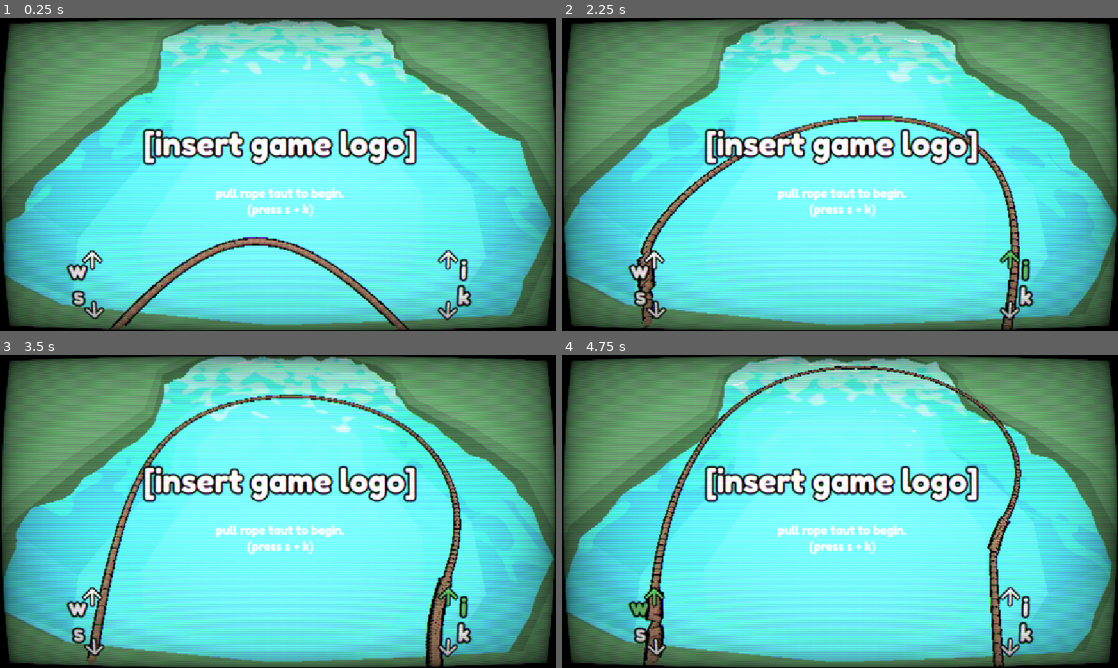
Above: before the commit, frames 1-4 (two rows, left to right).
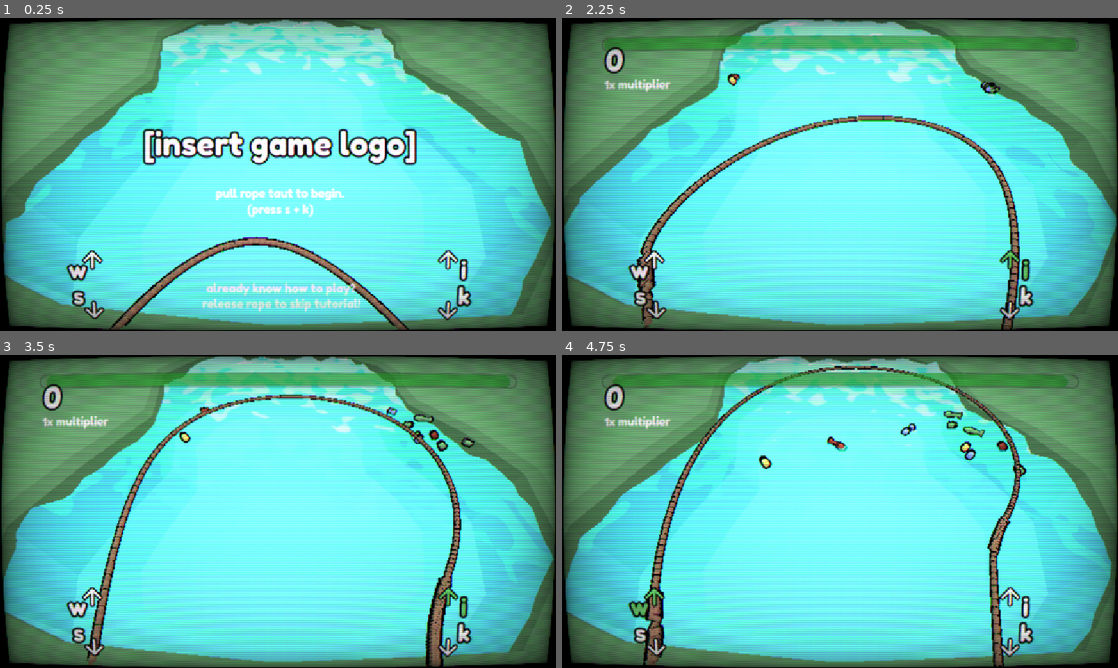
Above: after the commit, the same moments.

Repository: bucketfish/gone-loopin
Game: Godot game, scene res://main.tscn
Two runs of this game, one before a commit and one after it. Both use one fixed random seed, a clock stepped at 60 frames per second and the inputs below.
Inputs:
- Up to frame 1 (0.25 s): no input
- Up to frame 2 (2.25 s): tap S (left_retract) at 0.5, 1.25, 2 s; hold I (right_extend) 0.53-1.28 s; hold W (left_extend) 1.28-2.03 s; hold I (right_extend) from 2.03 s (still down)
- Up to frame 3 (3.5 s): keep holding I (right_extend); tap S (left_retract) at 2.75 s
- Up to frame 4 (4.75 s): tap S (left_retract) at 3.5, 4.25 s; release I (right_extend) at 3.53 s; hold W (left_extend) from 3.53 s (still down)

The runs differ from the first frame. In frame 1, 1.1% of the frame differs, in the area x 36-65%, y 84-94%; in frame 2, 8.8%; in frame 3, 9.0%; in frame 4, 9.3%, in the area x 7-93%, y 5-64%.

Commit message:
release rope to begin

Diff:
--- a/main.gd
+++ b/main.gd
@@ -64,11 +64,12 @@
 			spawn_fish()
 
 	var tween = create_tween().set_parallel(true)
+	tween.tween_property($ui/opening, "modulate:a", 0.0, 0.2)
 	tween.tween_property($ui/tutorial6, "modulate:a", 0.0, 0.2)
 
-	#tween.tween_property($ui/multiplier, "modulate:a", 1.0, 0.2)
-	#tween.tween_property($ui/score, "modulate:a", 1.0, 0.2)
-	#tween.tween_property($ui/timer, "modulate:a", 1.0, 0.2)
+	tween.tween_property($ui/multiplier, "modulate:a", 1.0, 0.2)
+	tween.tween_property($ui/score, "modulate:a", 1.0, 0.2)
+	tween.tween_property($ui/timer, "modulate:a", 1.0, 0.2)
 	game_phase = "game"
 	await tween.finished
 	tween.kill()
@@ -335,7 +336,9 @@
 					start_tutorial6()
 
 func many_segments():
-	if game_phase == "tutorial1":
+	if game_phase == "opening":
+		start_game()
+	elif game_phase == "tutorial1":
 		start_tutorial2()
 
 func spawn_fish():
--- a/main.tscn
+++ b/main.tscn
@@ -216,6 +216,18 @@
 (press s + k)"
 horizontal_alignment = 1
 
+[node name="multiplier2" type="Label" parent="ui/opening"]
+layout_mode = 0
+offset_left = 418.0
+offset_top = 543.0
+offset_right = 745.0
+offset_bottom = 606.0
+theme_override_fonts/font = ExtResource("2_lquwl")
+theme_override_font_sizes/font_size = 24
+text = "already know how to play?
+release rope to skip tutorial!"
+horizontal_alignment = 1
+
 [node name="tutorial1" type="Control" parent="ui"]
 visible = false
 anchors_preset = 0
